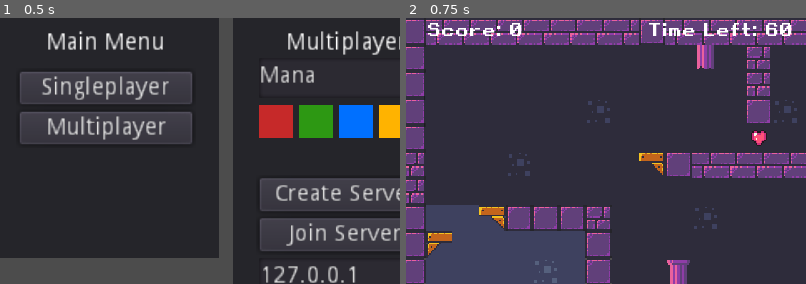
Above: before the commit, frames 1-2 (left to right).
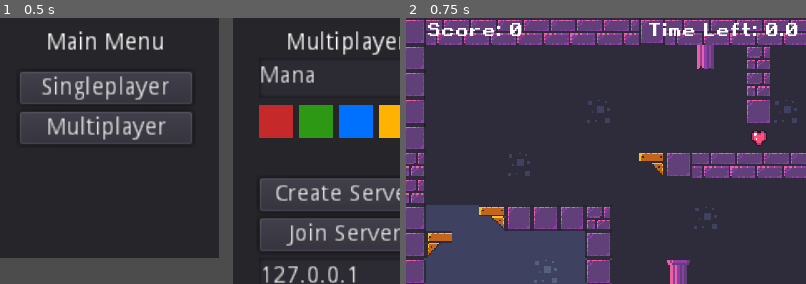
Above: after the commit, the same moments.

Repository: dalefrob/ELearningMultiplayer
Game: Godot game, scene res://Scenes/MainMenu.tscn
The game is run twice, just before and just after one commit, with the same random seed, the same clock (stepped at 60 frames per second) and the same inputs.
Inputs:
- Up to frame 1 (0.5 s): no input
- Up to frame 2 (0.75 s): click "Singleplayer" at 0.5 s
The pictures show only the part of the screen within x 1-51%, y 0-50%; the shares and areas given below are measured in that part.

Frame 1 is identical in both runs. In frame 2, 0.2% of the frame differs, in the area x 90-98%, y 1-7%.

Commit message:
gameplay update
- fixed ladder movement
- game now asks multiple questions with a 15 sec time limit for each

Diff:
--- a/Scenes/Game.tscn
+++ b/Scenes/Game.tscn
@@ -31,7 +31,9 @@
 [node name="Game" type="Node2D"]
 script = ExtResource( 3 )
 
-[node name="Timer" type="Timer" parent="."]
+[node name="QuestionRoundTimer" type="Timer" parent="."]
+wait_time = 15.0
+one_shot = true
 
 [node name="QuestionManager" type="Node" parent="."]
 script = ExtResource( 4 )
@@ -377,7 +379,7 @@
 [node name="LadderPiece" type="Sprite" parent="."]
 position = Vector2( -24, 248 )
 texture = ExtResource( 13 )
-[connection signal="timeout" from="Timer" to="." method="_on_Timer_timeout"]
+[connection signal="timeout" from="QuestionRoundTimer" to="." method="on_question_timer_timeout"]
 [connection signal="body_entered" from="MapObjects/Spike" to="MapObjects/Spike" method="_on_Spike_body_entered"]
 [connection signal="body_entered" from="MapObjects/Spike2" to="MapObjects/Spike2" method="_on_Spike_body_entered"]
 [connection signal="pressed" from="GameUI/TopCont/MenuButton" to="GameUI" method="_on_MenuButton_pressed"]
--- a/network_game.gd
+++ b/network_game.gd
@@ -8,11 +8,12 @@
 
 # generate a random seed for the game
 var rng = RandomNumberGenerator.new()
+var current_questions = 1
+export var max_questions = 2
+onready var question_rotation_timer = $QuestionRoundTimer
 
 var player_spawn_positions = []
-var item_spawn_positions = {}
-# inside the array is a tuple
-# [0] { spawn_node = 'node obj', occupied = bool }
+var item_spawn_positions = {} # [0] { spawn_node = 'node obj', occupied = bool } # Does this need to be a dictionary?
 
 func _ready():
 	if !get_tree().is_network_server():
@@ -25,21 +26,18 @@
 		elif "PlayerSpawnPoint" in sp.name:
 			player_spawn_positions.append(sp)
 
+func _process(delta):
+	time_label.text = "Time Left: " + str("%.1f" % question_rotation_timer.time_left)
+
 func reset_game():
 	.reset_game() # call base reset game
 	# set up players again
-
-func set_timeleft(amount):
-	.set_timeleft(amount)
-	if time_left <= 0:
-		time_left = 0
-		rpc("end_round")
 
 # END OF ROUND ----------------------------
 var round_end_scores = {}
 remotesync func end_round():
 	# stop all timers on each player
-	$Timer.stop()
+	question_rotation_timer.stop()
 	# delete all words
 	for answer in get_tree().get_nodes_in_group("answer"):
 		answer.active = false
@@ -99,36 +97,37 @@
 	# set up player events
 
 	# start the timer on each player - only the server one matters though
-	$Timer.start()
+	question_rotation_timer.start()
 	if get_tree().is_network_server():
 		ask_question()
 
+master func next_question():
+	current_questions += 1
+	if current_questions > max_questions:
+		end_round()
+	else:
+		question_manager.get_next_question()
+		ask_question()
+
 master func ask_question():
 	# get the question for the question manager
-	var q_data_dictionary = question_manager.get_current_question_data()
-	rset("question_instruction", q_data_dictionary["question_bbtext"])
-	question_text.bbcode_text = question_instruction
+	var q_data = question_manager.get_current_question_data()
+	rset("question_instructions", q_data["instructions"])
+	question_text.bbcode_text = question_instructions
 	# get the answers from the question manager
-	var answers = q_data_dictionary["correct_answers"] as Array
-	var bogus = q_data_dictionary["bogus_answers"]
+	var answers = q_data["answers"] as Array
+	var bogus_answers = q_data["bogus_answers"] as Array
 	# randomize answer order
 	# this is done on server, so the clients should reflect this randomization
 	answers.shuffle()
-
-	for a in answers:
-		# find an open spawn point
-		var ips_index = find_open_spawnpoint_index()
-		if ips_index > -1:
-			# spawn a collectible at the same spawn point for each player
-			rpc("spawn_answer", a, ips_index, true)
-		else:
-			# we didn't get an open position, what to do here??
-			print("Can't spawn '" + a + "', no spawn points left.\n")
 	rpc("show_question_instructions")
-
-sync var question_instruction
+	question_rotation_timer.start()
+	for i in range(item_spawn_positions.size()):
+		pre_spawn_answer()
+
+sync var question_instructions
 remotesync func show_question_instructions():
-	question_text.bbcode_text = question_instruction # ---- TEST SYNCVAR
+	question_text.bbcode_text = question_instructions # ---- TEST SYNCVAR
 
 # finds an open spawnpoint node and returns it
 func find_open_spawnpoint_index() -> int:
@@ -137,18 +136,29 @@
 			return index
 	return -1
 
-
 master func pre_spawn_answer():
-	if time_left <= 1:
+	if question_rotation_timer.time_left <= 2:
 		# don't bother spawning, there's no time left.
 		return
+	# get the data
+	var q_data = question_manager.get_current_question_data()
+	var answers = q_data["answers"] as Array
+	var bogus_answers = q_data["bogus_answers"] as Array
+
+	var is_safe = true
+	var answer_text = answers[randi() % answers.size()]
+	# change to make it bogus
+	if rng.randf() < 0.3:
+		answer_text = bogus_answers[randi() % bogus_answers.size()]
+		is_safe = false
+	# find an open spawn point
 	var ips_index = find_open_spawnpoint_index()
 	if ips_index > -1:
 		# spawn a collectible at the same spawn point for each player
-		var q_data_dictionary = question_manager.get_current_question_data()
-		var answers = q_data_dictionary["correct_answers"] as Array
-		var a = answers[randi() % answers.size()]
-		rpc("spawn_answer", a, ips_index, true)
+		rpc("spawn_answer", answer_text, ips_index, is_safe)
+	else:
+		# we didn't get an open position, what to do here??
+		print("Can't spawn '" + answer_text + "', no spawn points left.\n")
 
 # called from the server, but runs on every machine because of remotesync
 remotesync func spawn_answer(answer : String, ips_index : int, is_safe : bool):
@@ -185,7 +195,7 @@
 # -------------------------------------------
 
 func _on_player_died():
-	$Timer.stop()
+	question_rotation_timer.stop()
 	$GameUI/GameOverPanel/ScoreLabel.text = "Your score was: " + str(my_score)
 	gameover_panel.show()
 
@@ -193,10 +203,6 @@
 func add_score(amount):
 	my_score += amount
 	score_label.text = "Score: " + str(my_score)
-
-
-func _on_Timer_timeout():
-	set_timeleft(time_left - 1)
 
 
 func _on_StartButton_button_up():
@@ -209,6 +215,10 @@
 	gameover_panel.hide()
 	reset_game()
 	start_panel.show()
+
+
+func on_question_timer_timeout():
+	next_question()
 
 
 func _leave_game():
--- a/network_player.gd
+++ b/network_player.gd
@@ -20,6 +20,7 @@
 var velocity = Vector2.ZERO
 var jumping := false
 var grounded := false
+var over_ladder := false
 var on_ladder := false
 
 signal player_died
@@ -55,6 +56,7 @@
 		velocity.y = 0
 		if Input.is_action_pressed("jump") && !jumping:
 			jumping = true
+			on_ladder = false
 			velocity.y = -JUMPFORCE
 
 	# check for ladder
@@ -63,10 +65,12 @@
 		var id = tilemap.get_cellv(map_pos)
 		if id > -1:
 			if tilemap.get_tileset().tile_get_name(id) == "ladder":
-				on_ladder = true
+				over_ladder = true
 			else:
+				over_ladder = false
 				on_ladder = false
 		else:
+			over_ladder = false
 			on_ladder = false
 
 	# apply gravity and fall limit
@@ -82,9 +86,13 @@
 		if Input.is_action_pressed("climb_ladder") && !dead:
 			if on_ladder:
 				velocity.y = -ACCEL
+			elif over_ladder:
+				on_ladder = true
 		elif Input.is_action_pressed("descend_ladder")&& !dead:
 			if on_ladder:
 				velocity.y = ACCEL
+			elif over_ladder:
+				on_ladder = true
 		if Input.is_action_pressed("move_right") && !dead:
 			velocity.x += ACCEL
 			$Sprite.flip_h = false
--- a/question_manager.gd
+++ b/question_manager.gd
@@ -6,21 +6,27 @@
 var multiple_choice_qns : Array
 
 export var max_questions = 10
-var current_question_id = -1 #ensure we start asking from position 0
+var question_id = 0 #ensure we start asking from position 0
 
-# test question pool
-var test_question = "[center]Which words are verbs?[/center]"
-var test_answer_pool = ["coded", "scare", "threw", "fished", "was", "driving"]
-var test_bogus_pool = ["scary", "happiness", "ghost", "you", "best"]
-
-var current_question_data = {
-	"question_bbtext": test_question,
-	"correct_answers": test_answer_pool,
-	"bogus_answers": test_bogus_pool
+var question_data = {
+	0: {
+		"instructions" : "[center]Collect the verbs![/center]",
+		"answers" : ["coded", "scare", "threw", "fished", "was", "driving"],
+		"bogus_answers" : ["scary", "happiness", "ghost", "you", "best"]
+	},
+	1: {
+		"instructions" : "[center]Collect the superlative adjectives![/center]",
+		"answers" : ["biggest", "grandest", "most beautiful", "fastest", "most expensive", "scariest"],
+		"bogus_answers" : ["more delicious", "slower", "greener", "runner", "builder"]
+	},
 }
 
 func get_current_question_data():
-	return current_question_data
+	return question_data[question_id]
 
-func _ready():
-	pass
+func get_next_question():
+	if question_id + 1 >= question_data.size():
+		question_id = 0
+	else:
+		question_id += 1
+	return get_current_question_data()
